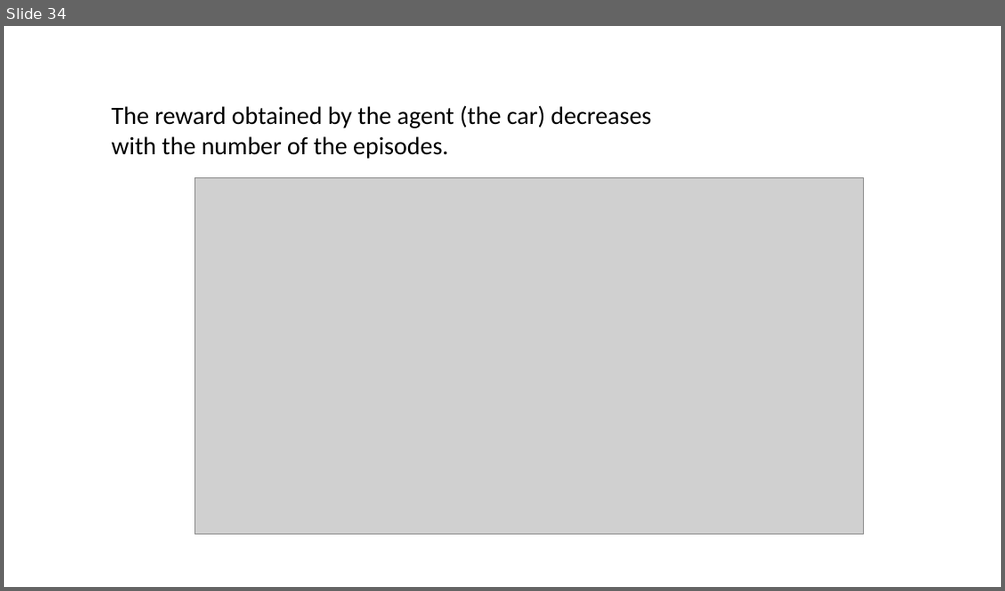
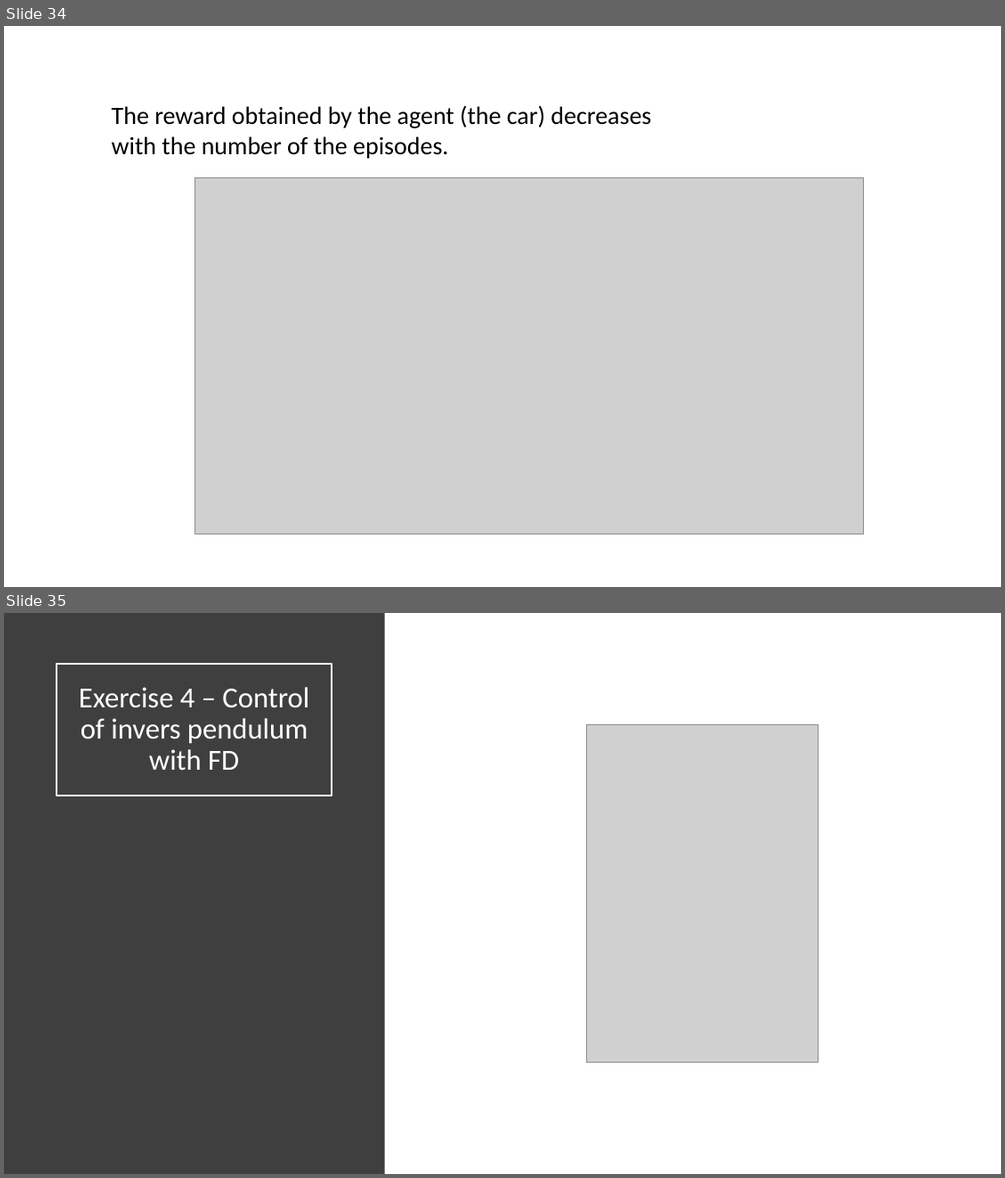
Before and after one commit to mpiffari/ReinforcementLearning2019, a slide deck: Presentation/SDU_SummerSchool_Presentation.pptx. Shown one above the other, each under a label of ours: slide 34 before the commit, slides 34 and 35 after it. The pictures are 1005x591 and 1005x1178 pixels, drawn with LibreOffice and Linux fonts; fonts in the diff are those of the drawing; grey boxes stand for pictures. Boxes give left, top, right and bottom in pixels: in the first picture for what was removed or moved away, otherwise in the second. Text is boxed around its words. In the diff, an @@ line names an element or a change of style, - is before the commit and + after.

```diff
--- a/Presentation/SDU_SummerSchool_Presentation.pptx
+++ b/Presentation/SDU_SummerSchool_Presentation.pptx
@@ slide 35 added at <box>4,613,1001,1174</box>, background #FFFFFF @@
@@ rectangle added at <box>4,613,385,1174</box>, fill #3F3F3F @@
@@ title added at <box>57,664,332,795</box>, outline #FFFFFF 1.5 pt, 28 pt, text #FFFFFF @@
+Exercise 4 – Control of invers pendulum with FD
@@ picture added at <box>587,725,819,1062</box> @@
```
Also in this commit, not shown: 2 other slides added, 9 other files.
